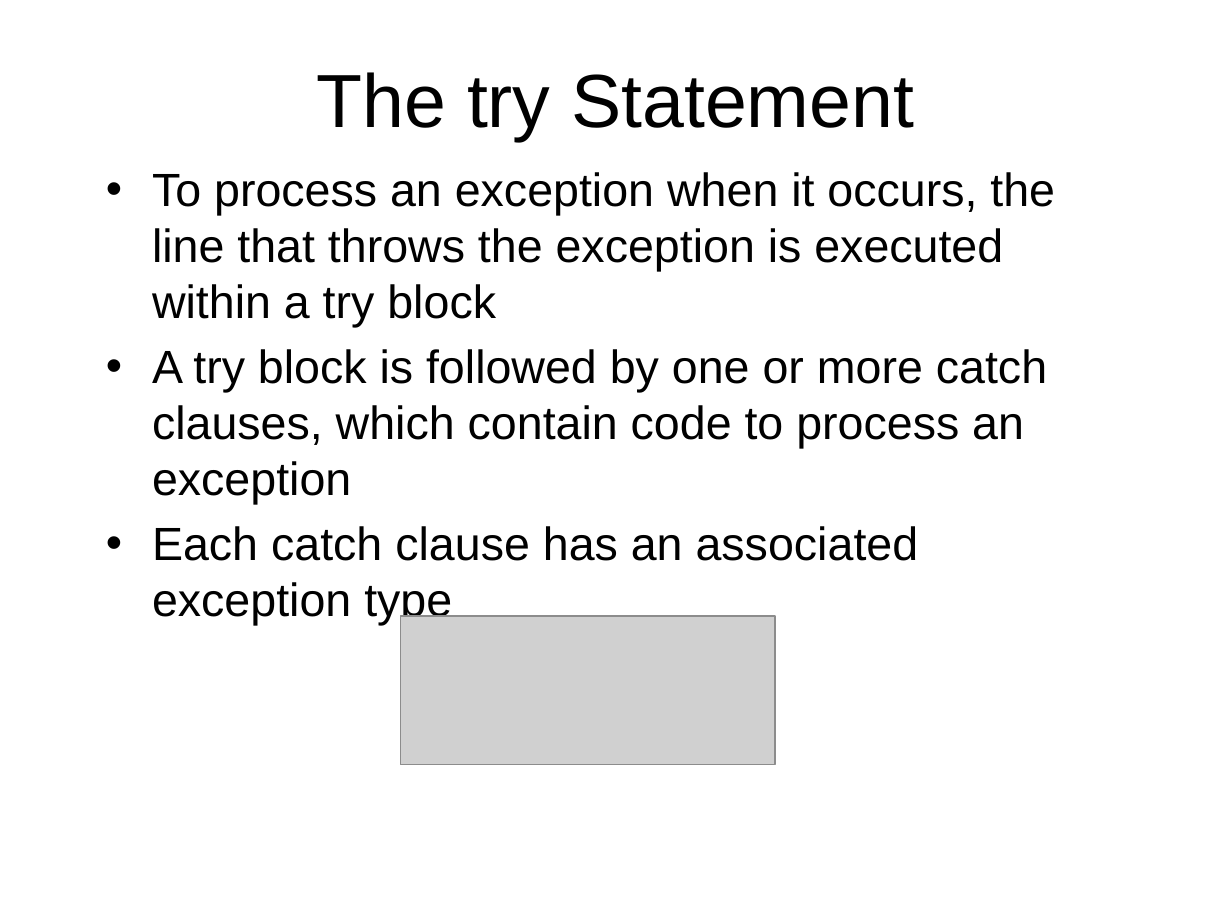
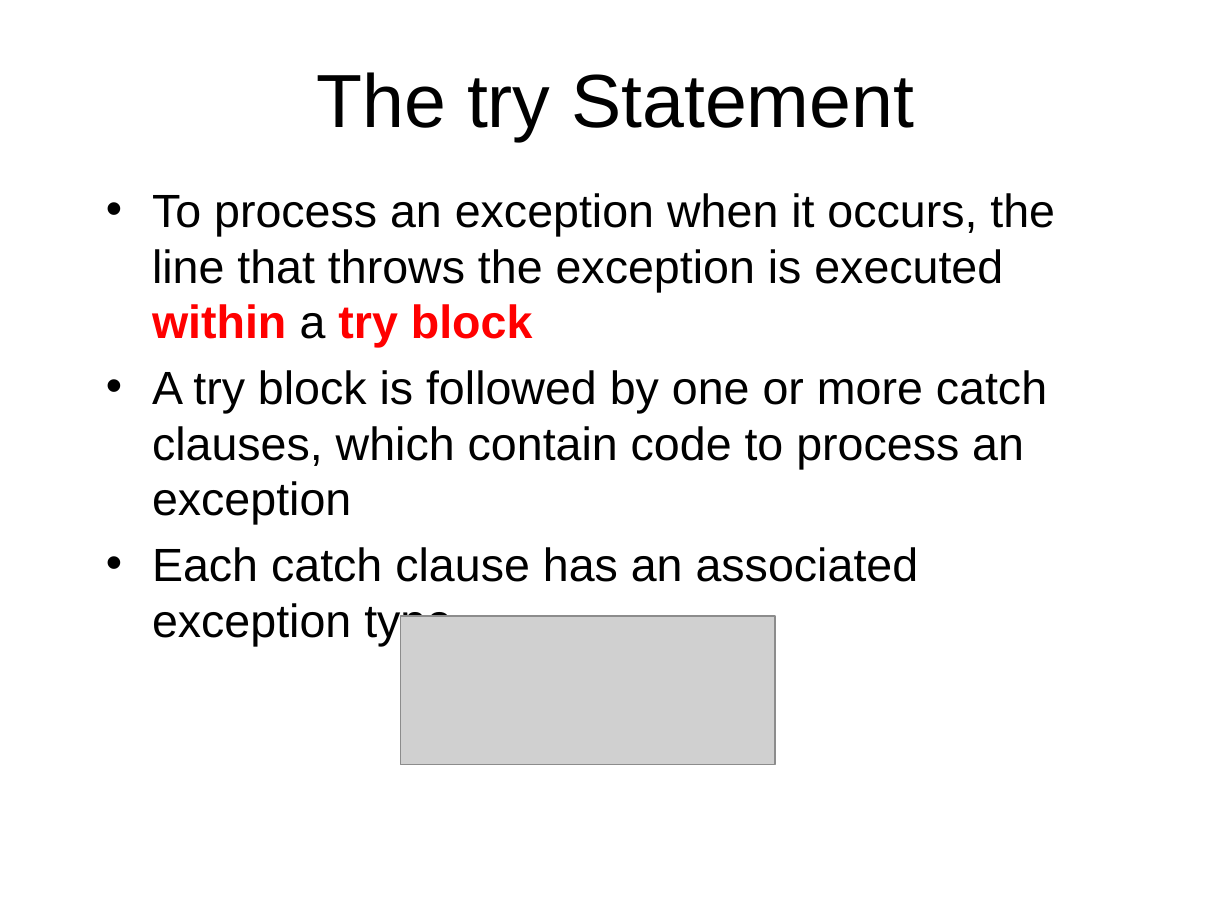
Before and after one commit to octaviordz/zjnu2017.github.io, a slide deck: slide 22 of OOP/lectures/060--Internal.Classes.and.Exceptions.pptx (slide 21 before the commit). Drawn at 1232x924 pixels with LibreOffice and Linux fonts; fonts in the diff are those of the drawing; grey boxes stand for pictures. Boxes give left, top, right and bottom in pixels: in the first picture for what was removed or moved away, otherwise in the second. Text is boxed around its words. In the diff, an @@ line names an element or a change of style, - is before the commit and + after.

```diff
--- a/OOP/lectures/060--Internal.Classes.and.Exceptions.pptx
+++ b/OOP/lectures/060--Internal.Classes.and.Exceptions.pptx
@@ text "To process an exception when ...": place and size @@
-text "To process an exception when ..." at [152,172,1055,561]
+text "To process an exception when ..." at [152,193,1055,582]
@@ text at [152,193,1055,348]: text colour #000000 to #FF0000, bold on in "within try block" @@
```
Also in this commit, not shown: 24 other slides changed, 1 slide added, 2 other files.
